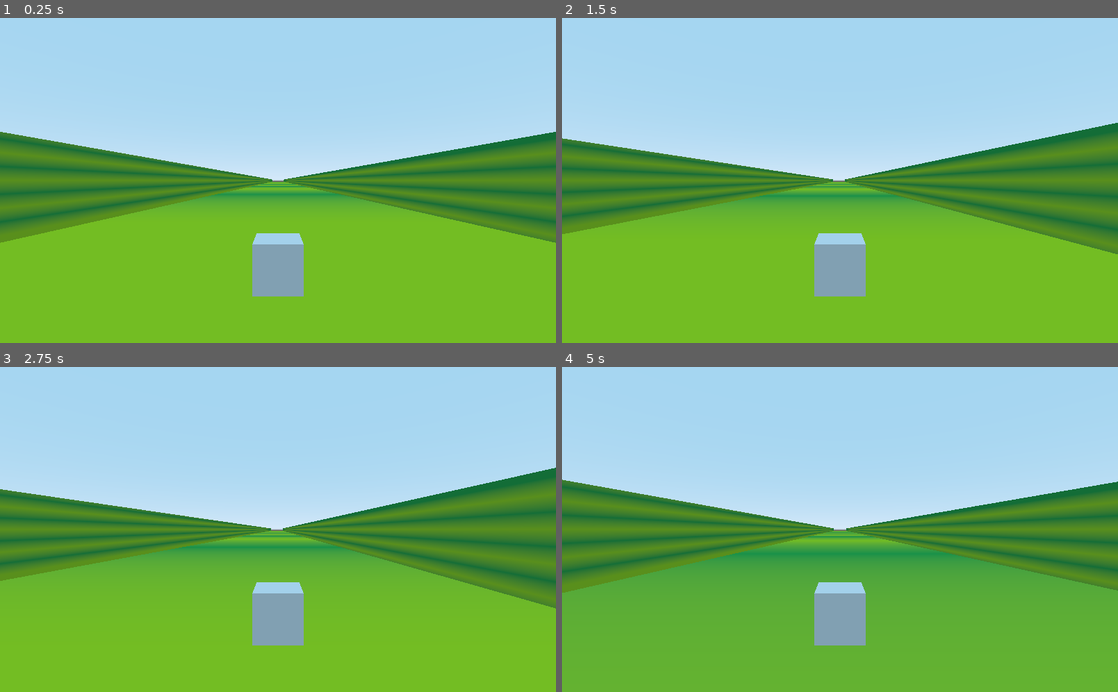
Above: before the commit, frames 1-4 (two rows, left to right).
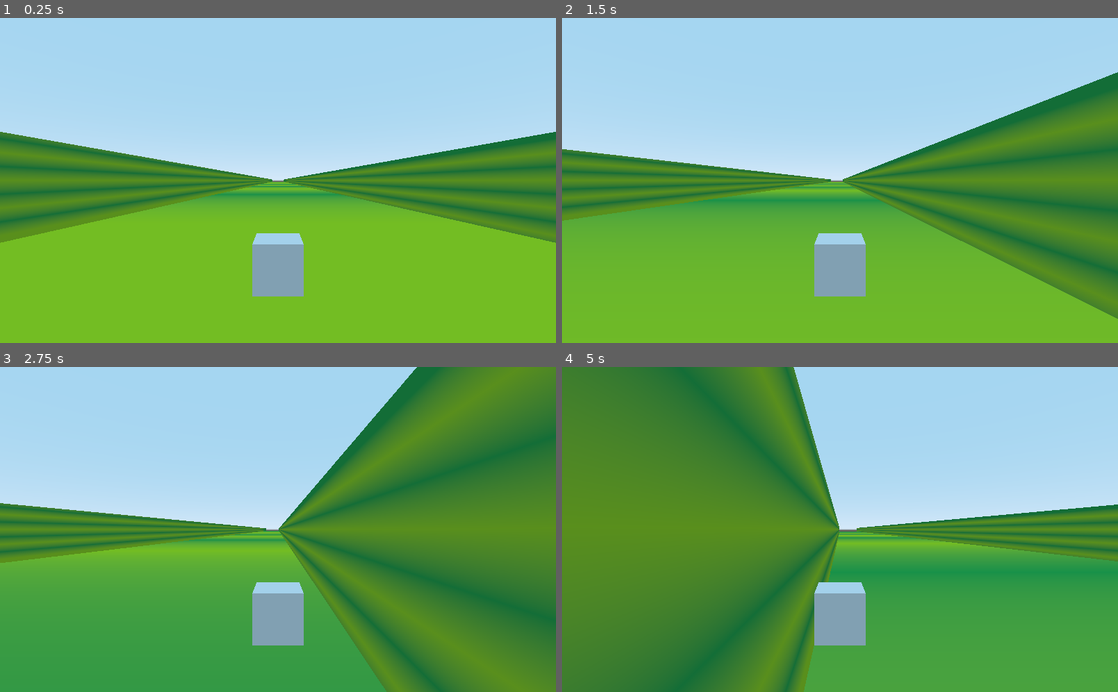
Above: after the commit, the same moments.

Repository: Guillemain/ld-52-harvest
Game: Godot game, scene res://Elements/Levels/debug.tscn
Same seed, same stepped clock (60 frames per second), same inputs: the game is played once before the commit and once after it.
Inputs:
- Up to frame 1 (0.25 s): no input
- Up to frame 2 (1.5 s): tap Enter at 0.5 s; hold D (move_right) 0.53-1.28 s; hold A (move_left) from 1.28 s (still down)
- Up to frame 3 (2.75 s): release A (move_left) at 2.03 s; hold D (move_right) from 2.03 s (still down)
- Up to frame 4 (5 s): release D (move_right) at 3.53 s; hold A (move_left) from 3.53 s (still down)

The runs differ from the first frame. In frame 1, less than 0.1% of the frame differs, in the area x 21-79%, y 60-62%; in frame 2, 19%; in frame 3, 58%; in frame 4, 66%, in the area x 0-100%, y 0-100%.

Commit message:
Refactorized player script

Diff:
--- a/Ld- 52 -harvest_game/Elements/Levels/debug.tscn
+++ b/Ld- 52 -harvest_game/Elements/Levels/debug.tscn
@@ -7,8 +7,7 @@
 
 [node name="Player" parent="." instance=ExtResource( 1 )]
 transform = Transform( 1, 0, 0, 0, 1, 0, 0, 0, 1, 0, 2, -95 )
-move_speed = 100
-acceleration = 20
+move_forward_speed = 100
 
 [node name="world" type="Spatial" parent="."]
 
--- a/Ld- 52 -harvest_game/Elements/Player/Player.gd
+++ b/Ld- 52 -harvest_game/Elements/Player/Player.gd
@@ -1,42 +1,28 @@
 extends KinematicBody
 
-export var move_speed = 20
-export var acceleration = 10
+export var move_forward_speed = 20
+export var move_side_speed = 20
+export var acceleration_forward = 10
 export var gravity = 0.98
 export var max_fall_speed = 30
 
 onready var cam = $CamBase
 onready var mesh = $CSGBox
 
-var acceleration_threshold = 0
+var total_time = 0
 
 var y_velo = 0
 
 func _physics_process(delta):
-	var move_vec := Vector3()
-
-	# Auto move forward
-	move_vec.z += 1
-
-	# Direction calculation
-	if Input.is_action_pressed("move_left"):
-		move_vec.x += 1
-	if Input.is_action_pressed("move_right"):
-		move_vec.x -= 1
-
-	move_vec = move_vec.normalized()
+	var movement_vector = calculate_forward_vector(delta) + calculate_side_vector(delta)
 
 	#Apply rotation (maybe not necessary since we will probably only go straight)
-	move_vec = move_vec.rotated(Vector3(0, 1, 0), rotation.y)
-
-	# Calculate speed
-	var current_speed = move_speed * clamp(acceleration_threshold / acceleration, 0, 1)
-	move_vec *= current_speed
+	movement_vector = movement_vector.rotated(Vector3(0, 1, 0), rotation.y)
 
 	# Apply gravity
-	move_vec.y = y_velo
+	movement_vector.y = y_velo
 
-	move_and_slide(move_vec, Vector3(0, 1, 0))
+	move_and_slide(movement_vector, Vector3(0, 1, 0))
 
 	# Check if player is on floor to apply gravity or not
 	var grounded = is_on_floor()
@@ -46,8 +32,33 @@
 	if y_velo < -max_fall_speed:
 		y_velo = -max_fall_speed
 
-	# Increase acceleration threshold every frame but limit it to 1
-	acceleration_threshold += delta
-	acceleration_threshold = clamp(acceleration_threshold, 0, 1)
+func calculate_forward_vector(delta):
+	var move_forward_vec := Vector3()
 
-	print(current_speed)
+	# Auto move forward
+	move_forward_vec.z += 1
+
+	move_forward_vec = move_forward_vec.normalized()
+
+	# Increase acceleration_forward threshold every frame but limit it to 1
+	total_time += delta
+	var acceleration_forward_threshold = clamp(total_time / acceleration_forward, 0, 1)
+	# Calculate speed
+	var current_speed = move_forward_speed * acceleration_forward_threshold
+	move_forward_vec *= current_speed
+
+	return move_forward_vec
+
+func calculate_side_vector(delta):
+	var move_side_vec := Vector3()
+
+	# Direction calculation
+	if Input.is_action_pressed("move_left"):
+		move_side_vec.x += 1
+	if Input.is_action_pressed("move_right"):
+		move_side_vec.x -= 1
+
+	move_side_vec = move_side_vec.normalized()
+	move_side_vec *= move_side_speed
+
+	return move_side_vec
